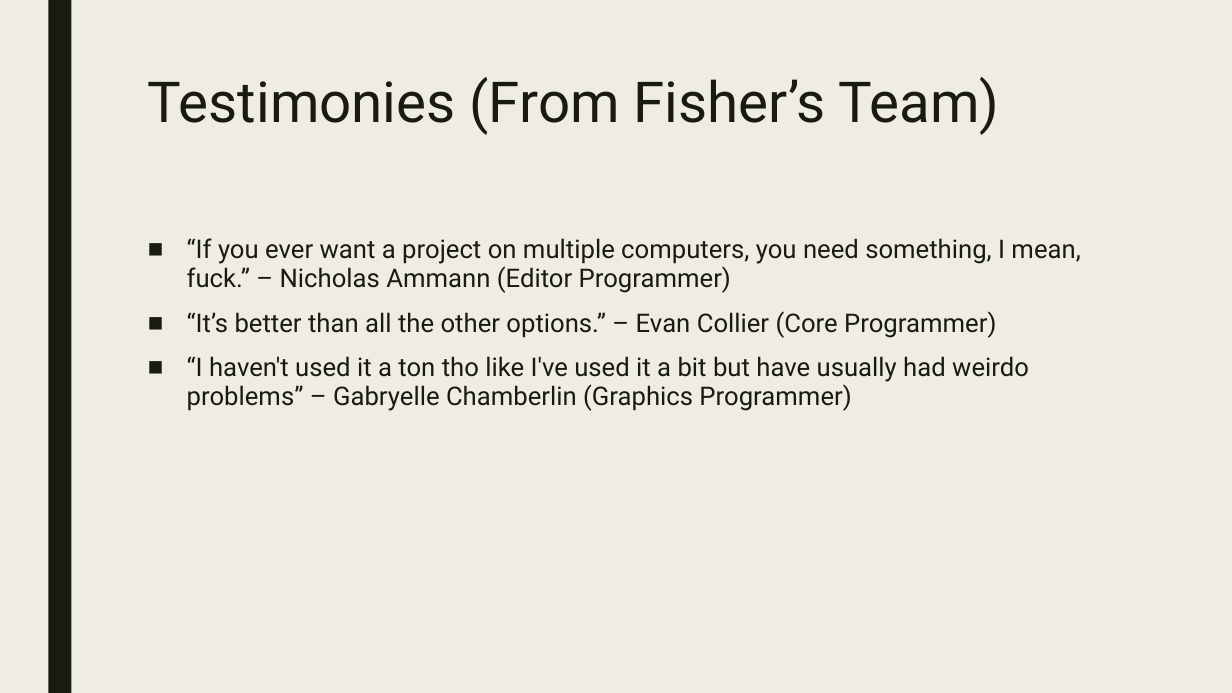
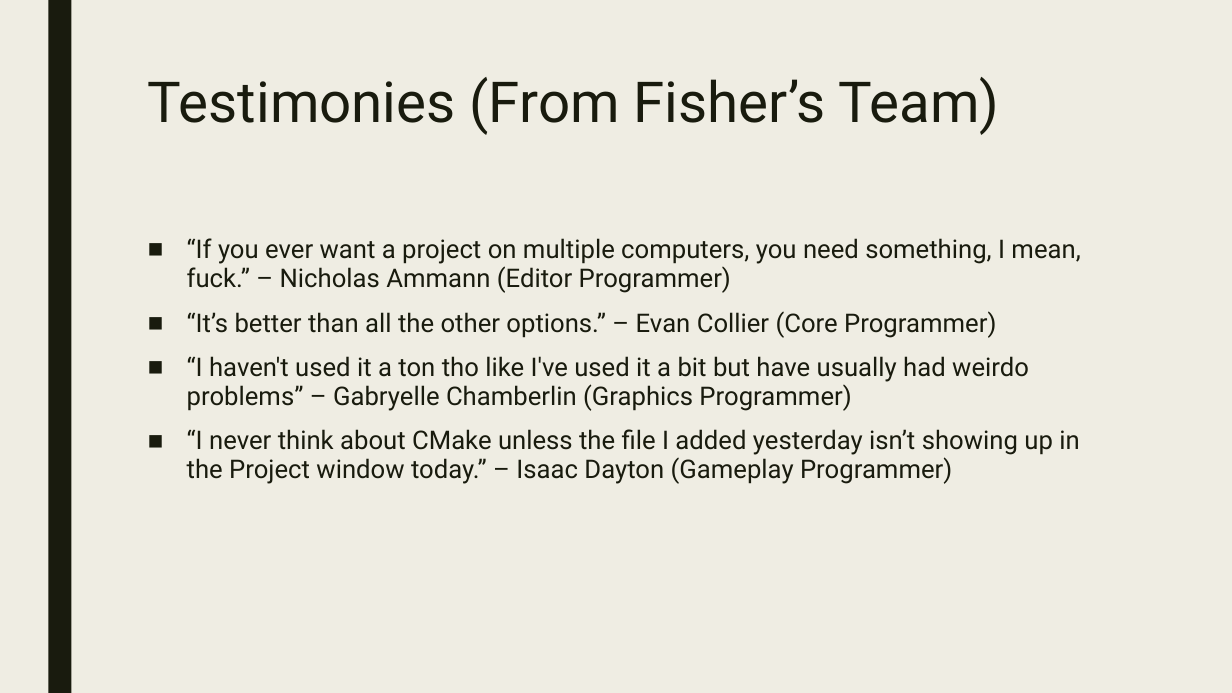
Before and after one commit to playmer/CMakePresentation, a slide deck: slide 13 of PreBuild Systems.pptx. Drawn at 1232x693 pixels with LibreOffice and Linux fonts; fonts in the diff are those of the drawing. Boxes give left, top, right and bottom in pixels: in the first picture for what was removed or moved away, otherwise in the second. Text is boxed around its words. In the diff, an @@ line names an element or a change of style, - is before the commit and + after.

```diff
--- a/PreBuild Systems.pptx
+++ b/PreBuild Systems.pptx
@@ text at box(187, 429, 1079, 484): paragraph added @@
+■ “I never think about CMake unless the file I added yesterday isn’t showing up in the Project window today.” – Isaac Dayton (Gameplay Programmer)
```
Also in this commit, not shown: 2 other slides changed, 3 slides added, 1 other file.
